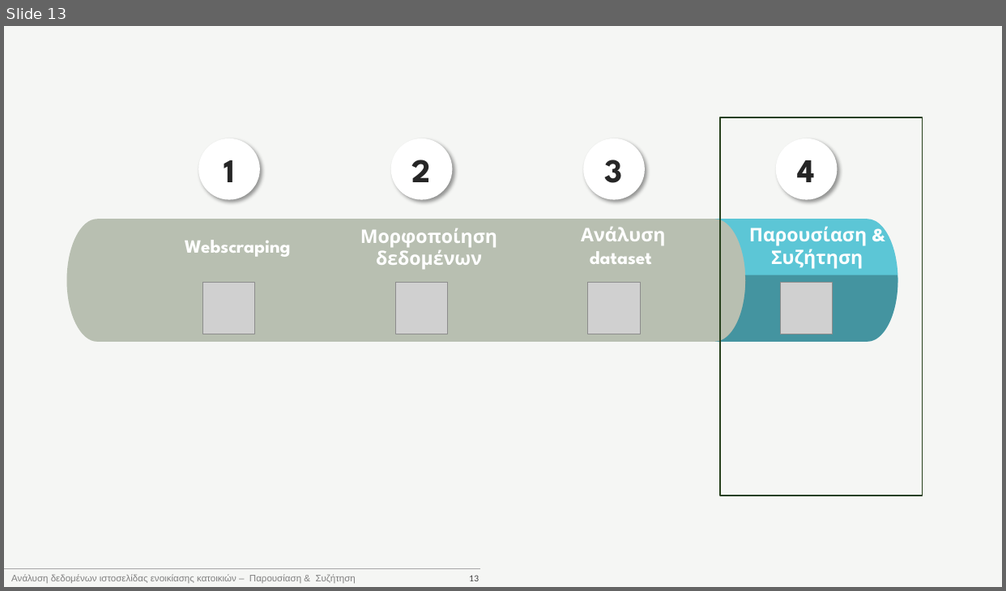
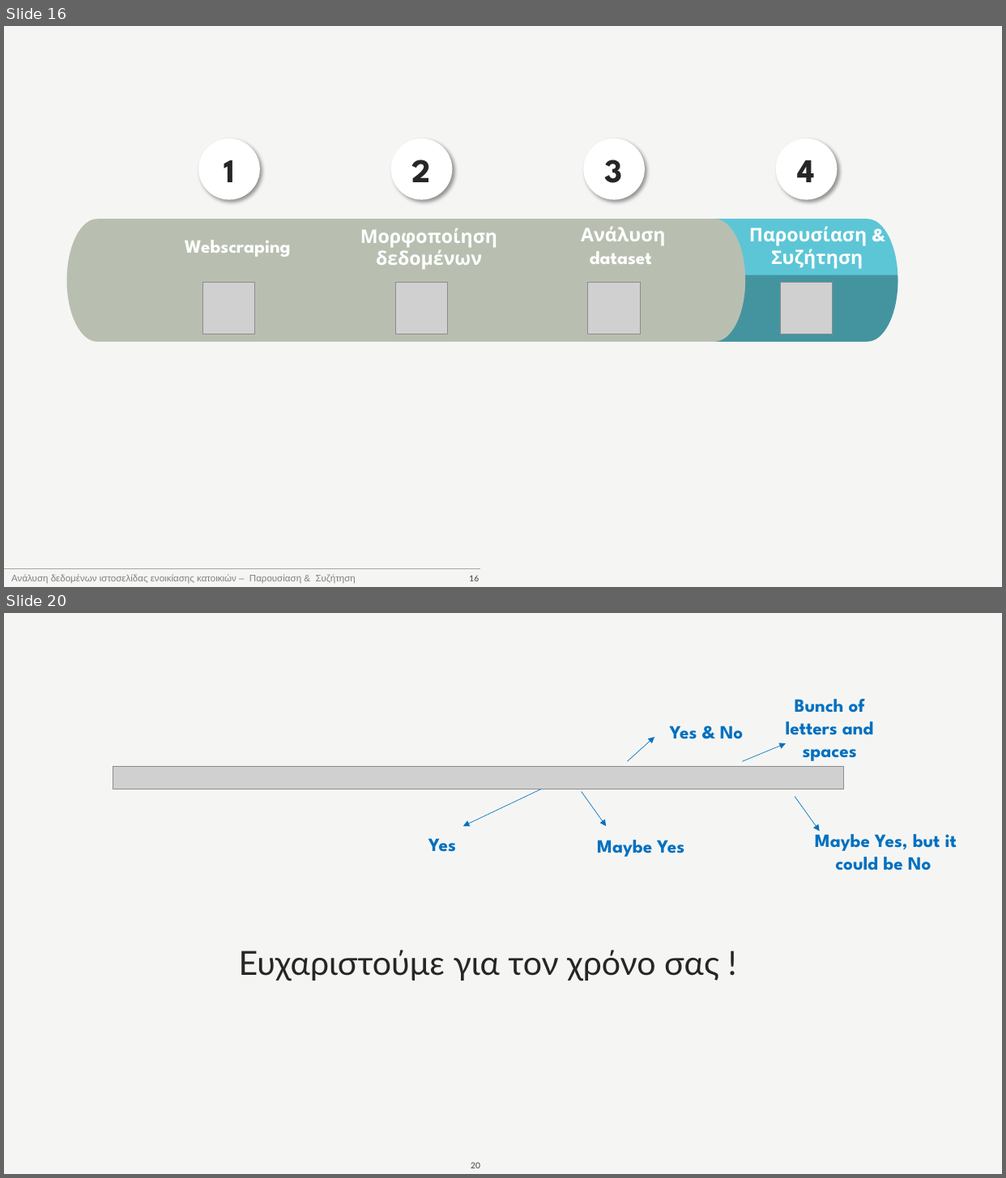
Before and after one commit to GerasimosPanagiotakopoulos/real-estate, a slide deck: presentation.pptx. Shown one above the other, each under a label of ours: slide 13 before the commit, slides 16 and 20 after it; the slides between them are not shown. The pictures are 1006x591 and 1006x1178 pixels, drawn with LibreOffice and Linux fonts; fonts in the diff are those of the drawing; grey boxes stand for pictures. Boxes give left, top, right and bottom in pixels: in the first picture for what was removed or moved away, otherwise in the second. Text is boxed around its words. In the diff, an @@ line names an element or a change of style, - is before the commit and + after.

```diff
--- a/presentation.pptx
+++ b/presentation.pptx
@@ slide 20 added at (x1=4, y1=613, x2=1002, y2=1174), background #F5F6F4 @@
@@ text added at (x1=786, y1=699, x2=874, y2=761), 18 pt, text #0070C0, bold @@
+Bunch of letters and spaces
@@ text added at (x1=670, y1=726, x2=744, y2=739), 18 pt, text #0070C0, bold @@
+Yes & No
@@ arrow added from (628, 761) to (654, 737), #0070C0 0.5 pt @@
@@ arrow added from (742, 761) to (786, 743), #0070C0 0.5 pt @@
@@ picture added at (x1=113, y1=766, x2=844, y2=789) @@
@@ arrow added from (541, 790) to (463, 826), #0070C0 0.5 pt @@
@@ arrow added from (582, 792) to (606, 826), #0070C0 0.5 pt @@
@@ arrow added from (795, 796) to (820, 831), #0070C0 0.5 pt @@
@@ text added at (x1=815, y1=828, x2=957, y2=871), 18 pt, text #0070C0, bold @@
+Maybe Yes, but it could be No
@@ text added at (x1=428, y1=838, x2=456, y2=852), 18 pt, text #0070C0, bold @@
+Yes
@@ text added at (x1=597, y1=840, x2=684, y2=857), 18 pt, text #0070C0, bold @@
+Maybe Yes
@@ title added at (x1=239, y1=950, x2=719, y2=982), 32 pt, text #262626 @@
+Ευχαριστούμε για τον χρόνο σας !
@@ page number added at (x1=471, y1=1162, x2=480, y2=1169), 8 pt, text #404040 @@
+20
@@ what was slide 13 is now slide 16 @@
@@ slide 16 changed as well @@
@@ rectangle removed at (x1=720, y1=118, x2=923, y2=495) @@
```
Also in this commit, not shown: 10 other slides changed, 10 other slides added, 2 slides removed, 1 other file.
